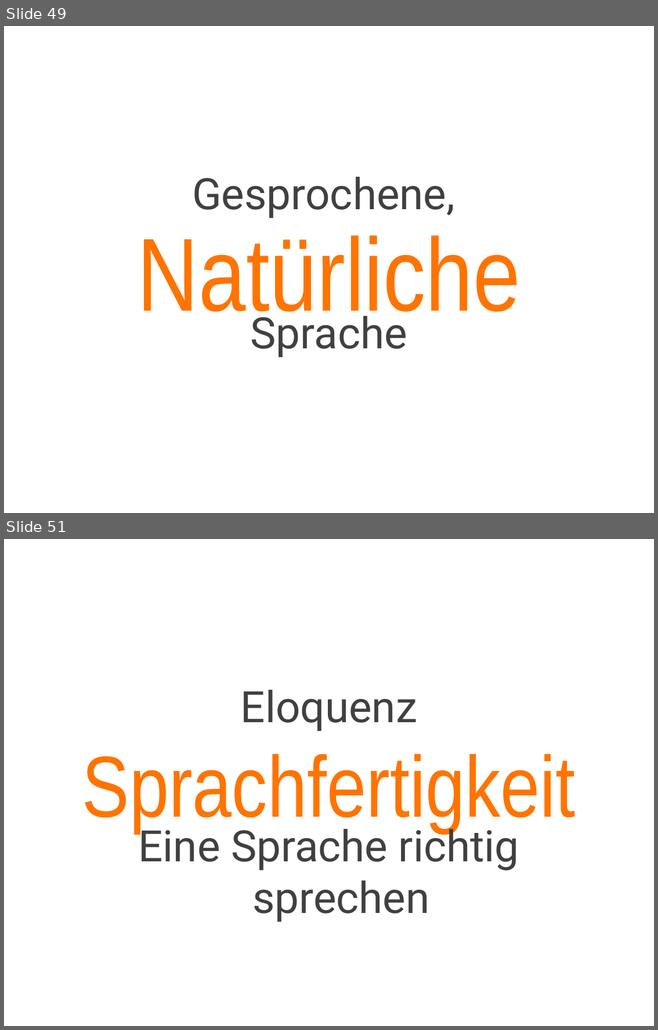
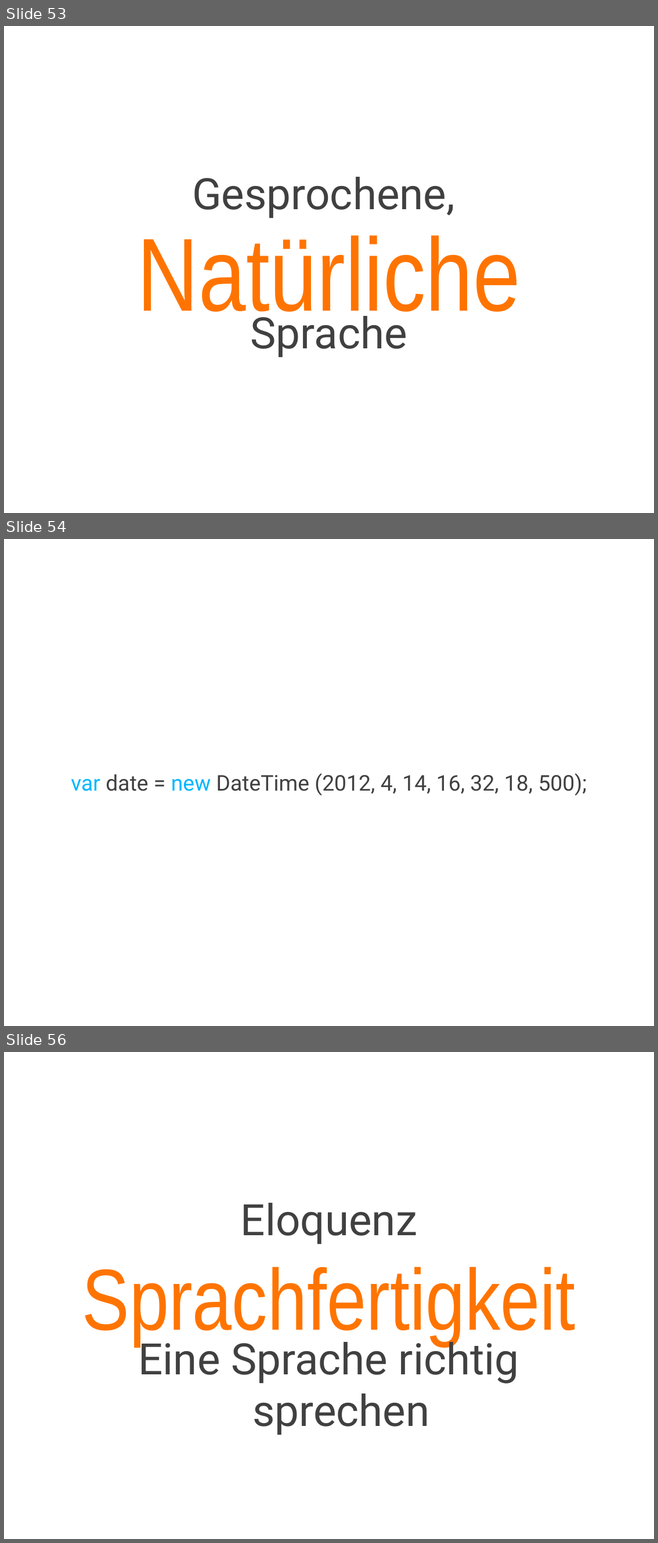
Before and after one commit to cessor/empathiccode, a slide deck: EmpathicCode.pptx. Shown one above the other, each under a label of ours: slides 49 and 51 before the commit, slides 53, 54 and 56 after it; the slides between them are not shown. The pictures are 658x1030 and 658x1543 pixels, drawn with LibreOffice and Linux fonts; fonts in the diff are those of the drawing. Boxes give left, top, right and bottom in pixels: in the first picture for what was removed or moved away, otherwise in the second. Text is boxed around its words. In the diff, an @@ line names an element or a change of style, - is before the commit and + after.

```diff
--- a/EmpathicCode.pptx
+++ b/EmpathicCode.pptx
@@ slide 54 added at <box>4,539,654,1026</box>, background #FFFFFF @@
@@ title added at <box>71,773,587,796</box>, 24 pt, text #404040 @@
+var date = new DateTime (2012, 4, 14, 16, 32, 18, 500);
@@ what was slide 49 is now slide 53 @@
@@ what was slide 51 is now slide 56 @@
```
Also in this commit, not shown: 9 slides changed, 16 other slides added, 1 slide removed, 1 other file.
